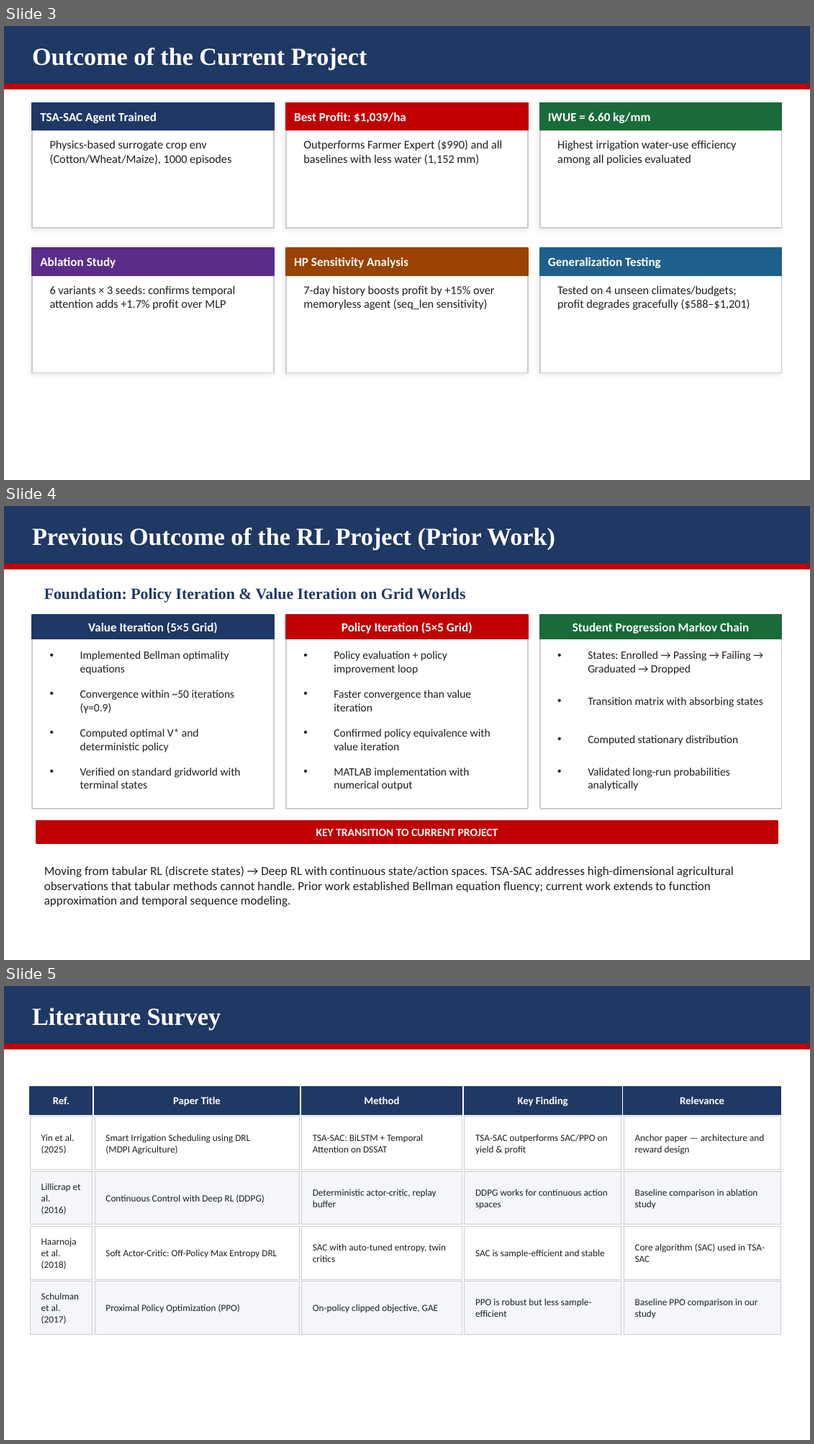
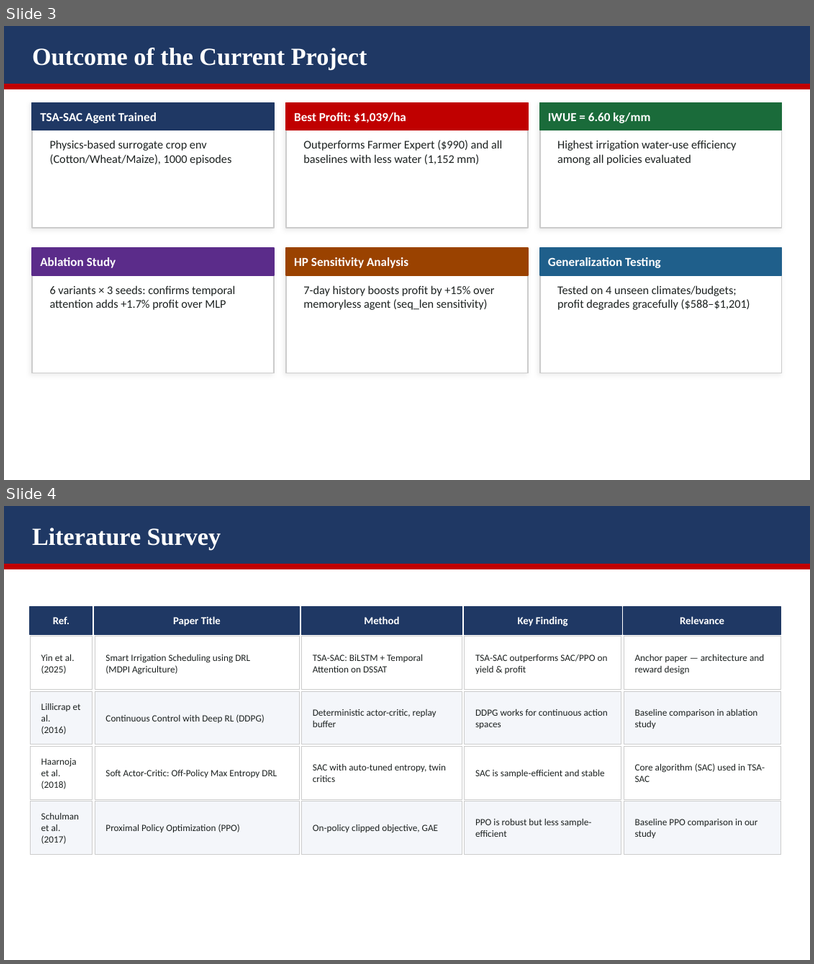
Before and after one commit to Joshika-Somisetty/Reinforcement-Learning-project, a slide deck: Team11_RL_End_Project.pptx. Shown one above the other, each under a label of ours: slides 3, 4 and 5 before the commit, slides 3 and 4 after it. The pictures are 814x1444 and 814x964 pixels, drawn with LibreOffice and Linux fonts; fonts in the diff are those of the drawing. Boxes give left, top, right and bottom in pixels: in the first picture for what was removed or moved away, otherwise in the second. Text is boxed around its words. In the diff, an @@ line names an element or a change of style, - is before the commit and + after.

```diff
--- a/Team11_RL_End_Project.pptx
+++ b/Team11_RL_End_Project.pptx
@@ slide 4 removed at (x1=4, y1=506, x2=810, y2=960), background #FFFFFF @@
@@ rectangle removed at (x1=4, y1=506, x2=810, y2=564) @@
@@ text removed at (x1=32, y1=528, x2=556, y2=550) @@
-Previous Outcome of the RL Project (Prior Work)
@@ rectangle removed at (x1=4, y1=564, x2=810, y2=569) @@
@@ text removed at (x1=44, y1=588, x2=466, y2=602) @@
-Foundation: Policy Iteration & Value Iteration on Grid Worlds
@@ rectangle removed at (x1=32, y1=615, x2=274, y2=808) @@
@@ rectangle removed at (x1=32, y1=615, x2=274, y2=639) @@
@@ text removed at (x1=88, y1=622, x2=218, y2=633) @@
-Value Iteration (5×5 Grid)
@@ rectangle removed at (x1=286, y1=615, x2=528, y2=808) @@
@@ rectangle removed at (x1=286, y1=615, x2=528, y2=639) @@
@@ text removed at (x1=342, y1=622, x2=473, y2=633) @@
-Policy Iteration (5×5 Grid)
@@ rectangle removed at (x1=540, y1=615, x2=782, y2=808) @@
@@ rectangle removed at (x1=540, y1=615, x2=782, y2=639) @@
@@ text removed at (x1=573, y1=623, x2=749, y2=633) @@
-Student Progression Markov Chain
@@ text removed at (x1=80, y1=651, x2=229, y2=674) @@
-• Implemented Bellman optimality equations
@@ text removed at (x1=334, y1=651, x2=448, y2=674) @@
-• Policy evaluation + policy improvement loop
@@ text removed at (x1=588, y1=651, x2=751, y2=674) @@
-• States: Enrolled → Passing → Failing → Graduated → Dropped
@@ text removed at (x1=80, y1=690, x2=235, y2=713) @@
-• Convergence within ~50 iterations (γ=0.9)
@@ text removed at (x1=334, y1=690, x2=472, y2=711) @@
-• Faster convergence than value iteration
@@ text removed at (x1=588, y1=697, x2=764, y2=707) @@
-• Transition matrix with absorbing states
@@ text removed at (x1=80, y1=728, x2=199, y2=752) @@
-• Computed optimal V* and deterministic policy
@@ text removed at (x1=334, y1=728, x2=491, y2=750) @@
-• Confirmed policy equivalence with value iteration
@@ text removed at (x1=588, y1=735, x2=738, y2=745) @@
-• Computed stationary distribution
@@ text removed at (x1=80, y1=767, x2=241, y2=788) @@
-• Verified on standard gridworld with terminal states
@@ text removed at (x1=334, y1=767, x2=470, y2=790) @@
-• MATLAB implementation with numerical output
@@ text removed at (x1=588, y1=767, x2=730, y2=790) @@
-• Validated long-run probabilities analytically
@@ rectangle removed at (x1=36, y1=821, x2=778, y2=843) @@
@@ text removed at (x1=316, y1=828, x2=499, y2=836) @@
-KEY TRANSITION TO CURRENT PROJECT
@@ text removed at (x1=44, y1=865, x2=734, y2=906) @@
-Moving from tabular RL (discrete states) → Deep RL with continuous state/action spaces. TSA-SAC addresses high-dimensional agricultural observations that tabular methods cannot handle. Prior work established Bellman equation fluency; current work extends to function approximation and temporal sequence modeling.
@@ what was slide 5 is now slide 4 @@
```
Also in this commit, not shown: 1 slide changed, 3 other files.
